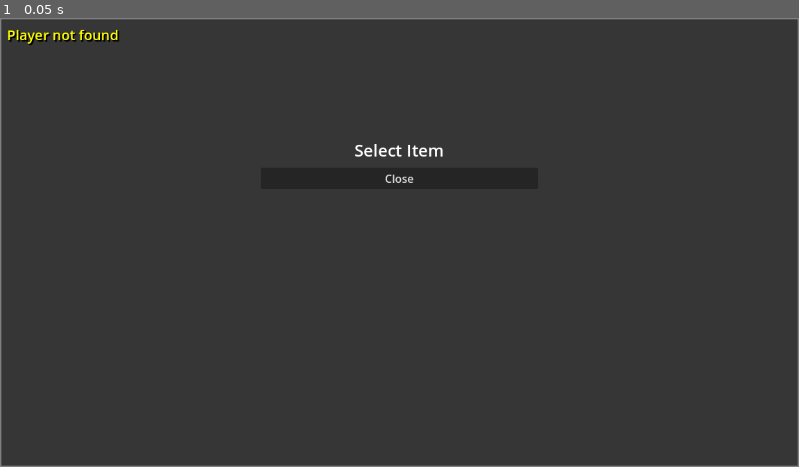
Above: before the commit, frame 1.
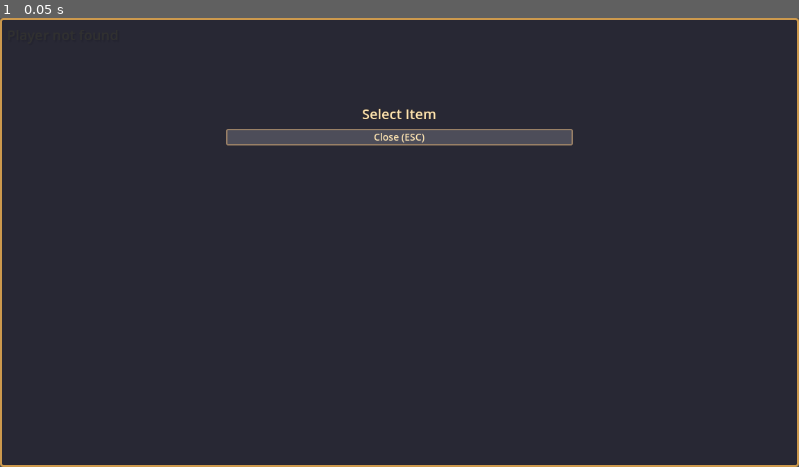
Above: after the commit, the same moment.

Repository: RossanB/RestoRush
Game: Godot game, scene res://scenes/item_selection_ui.tscn
Two runs of this game, one before a commit and one after it. Both use one fixed random seed, a clock stepped at 60 frames per second and the inputs below. This scene is started directly instead of the project's main scene.
Inputs:
- Up to frame 1 (0.05 s): no input

The runs differ from the first frame. In frame 1, 3.6% of the frame differs, in the area x 0-100%, y 0-100%.
Error before the commit: Parse Error: Expected indented block after "if" block. (res://scripts/item_selection_ui.gd:36)

Commit message:
Redesign inventory UI: pixel-style design, CanvasLayer for z-index, better colors and buttons

Diff:
--- a/scenes/item_selection_ui.tscn
+++ b/scenes/item_selection_ui.tscn
@@ -1,48 +1,90 @@
-[gd_scene load_steps=3 format=3 uid="uid://item_selection_ui"]
+[gd_scene load_steps=5 format=3 uid="uid://item_selection_ui"]
 
 [ext_resource type="Script" path="res://scripts/item_selection_ui.gd" id="1_ui"]
 
 [sub_resource type="StyleBoxFlat" id="StyleBoxFlat_bg"]
-bg_color = Color(0.2, 0.2, 0.2, 0.9)
+bg_color = Color(0.15, 0.15, 0.2, 0.95)
+border_width_left = 3
+border_width_top = 3
+border_width_right = 3
+border_width_bottom = 3
+border_color = Color(0.8, 0.6, 0.3, 1)
+corner_radius_top_left = 4
+corner_radius_top_right = 4
+corner_radius_bottom_right = 4
+corner_radius_bottom_left = 4
+
+[sub_resource type="StyleBoxFlat" id="StyleBoxFlat_button"]
+bg_color = Color(0.3, 0.3, 0.35, 1)
 border_width_left = 2
 border_width_top = 2
 border_width_right = 2
 border_width_bottom = 2
-border_color = Color(0.5, 0.5, 0.5, 1)
+border_color = Color(0.6, 0.5, 0.4, 1)
+corner_radius_top_left = 2
+corner_radius_top_right = 2
+corner_radius_bottom_right = 2
+corner_radius_bottom_left = 2
 
-[node name="ItemSelectionUI" type="Control"]
+[sub_resource type="StyleBoxFlat" id="StyleBoxFlat_button_hover"]
+bg_color = Color(0.4, 0.4, 0.45, 1)
+border_width_left = 2
+border_width_top = 2
+border_width_right = 2
+border_width_bottom = 2
+border_color = Color(0.9, 0.7, 0.4, 1)
+corner_radius_top_left = 2
+corner_radius_top_right = 2
+corner_radius_bottom_right = 2
+corner_radius_bottom_left = 2
+
+[node name="ItemSelectionUI" type="CanvasLayer"]
+script = ExtResource("1_ui")
+
+[node name="Control" type="Control" parent="."]
 anchor_right = 1.0
 anchor_bottom = 1.0
 mouse_filter = 2
-script = ExtResource("1_ui")
+z_index = 100
 
-[node name="Background" type="Panel" parent="."]
+[node name="Background" type="Panel" parent="Control"]
 anchor_right = 1.0
 anchor_bottom = 1.0
 theme_override_styles/panel = SubResource("StyleBoxFlat_bg")
+z_index = -1
 
-[node name="VBoxContainer" type="VBoxContainer" parent="."]
+[node name="VBoxContainer" type="VBoxContainer" parent="Control"]
 layout_mode = 1
 anchors_preset = 8
 anchor_left = 0.5
 anchor_top = 0.5
 anchor_right = 0.5
 anchor_bottom = 0.5
-offset_left = -200.0
-offset_top = -150.0
-offset_right = 200.0
-offset_bottom = 150.0
+offset_left = -250.0
+offset_top = -200.0
+offset_right = 250.0
+offset_bottom = 200.0
 
-[node name="Title" type="Label" parent="VBoxContainer"]
+[node name="Title" type="Label" parent="Control/VBoxContainer"]
 layout_mode = 2
 text = "Select Item"
 horizontal_alignment = 1
-theme_override_font_sizes/font_size = 24
+theme_override_font_sizes/font_size = 20
+theme_override_colors/font_color = Color(1, 0.9, 0.7, 1)
+theme_override_colors/font_outline_color = Color(0.2, 0.15, 0.1, 1)
+theme_override_constants/outline_size = 2
 
-[node name="ItemGrid" type="GridContainer" parent="VBoxContainer"]
+[node name="ItemGrid" type="GridContainer" parent="Control/VBoxContainer"]
 layout_mode = 2
 columns = 4
+theme_override_constants/v_separation = 8
+theme_override_constants/h_separation = 8
 
-[node name="CloseButton" type="Button" parent="VBoxContainer"]
+[node name="CloseButton" type="Button" parent="Control/VBoxContainer"]
 layout_mode = 2
-text = "Close"
+text = "Close (ESC)"
+theme_override_styles/normal = SubResource("StyleBoxFlat_button")
+theme_override_styles/hover = SubResource("StyleBoxFlat_button_hover")
+theme_override_styles/pressed = SubResource("StyleBoxFlat_button_hover")
+theme_override_font_sizes/font_size = 14
+theme_override_colors/font_color = Color(1, 0.9, 0.7, 1)
--- a/scripts/item_selection_ui.gd
+++ b/scripts/item_selection_ui.gd
@@ -15,7 +15,7 @@
 	populate_items()
 
 func populate_items():
-	var grid = $VBoxContainer/ItemGrid
+	var grid = $Control/VBoxContainer/ItemGrid
 
 	# Clear existing items
 	for child in grid.get_children():
@@ -25,6 +25,33 @@
 	for item_type in available_items:
 		var button = Button.new()
 		button.custom_minimum_size = Vector2(80, 80)
+		# Style the button
+		var button_style = StyleBoxFlat.new()
+		button_style.bg_color = Color(0.25, 0.25, 0.3, 1)
+		button_style.border_width_left = 2
+		button_style.border_width_top = 2
+		button_style.border_width_right = 2
+		button_style.border_width_bottom = 2
+		button_style.border_color = Color(0.5, 0.4, 0.3, 1)
+		button_style.corner_radius_top_left = 3
+		button_style.corner_radius_top_right = 3
+		button_style.corner_radius_bottom_right = 3
+		button_style.corner_radius_bottom_left = 3
+		button.add_theme_stylebox_override("normal", button_style)
+
+		var button_hover_style = StyleBoxFlat.new()
+		button_hover_style.bg_color = Color(0.35, 0.35, 0.4, 1)
+		button_hover_style.border_width_left = 2
+		button_hover_style.border_width_top = 2
+		button_hover_style.border_width_right = 2
+		button_hover_style.border_width_bottom = 2
+		button_hover_style.border_color = Color(0.8, 0.6, 0.4, 1)
+		button_hover_style.corner_radius_top_left = 3
+		button_hover_style.corner_radius_top_right = 3
+		button_hover_style.corner_radius_bottom_right = 3
+		button_hover_style.corner_radius_bottom_left = 3
+		button.add_theme_stylebox_override("hover", button_hover_style)
+		button.add_theme_stylebox_override("pressed", button_hover_style)
 
 		# Load item texture
 		var texture_path = ItemTypes.get_item_texture_path(item_type)
@@ -34,14 +61,14 @@
 			else:
 				var texture = load(texture_path)
 				if texture:
-				var texture_rect = TextureRect.new()
-				texture_rect.texture = texture
-				texture_rect.expand_mode = TextureRect.EXPAND_FIT_WIDTH_PROPORTIONAL
-				texture_rect.stretch_mode = TextureRect.STRETCH_KEEP_ASPECT_CENTERED
-				texture_rect.mouse_filter = Control.MOUSE_FILTER_IGNORE
-				button.add_child(texture_rect)
-				texture_rect.set_anchors_preset(Control.PRESET_FULL_RECT)
-				texture_rect.set_offsets_preset(Control.PRESET_FULL_RECT)
+					var texture_rect = TextureRect.new()
+					texture_rect.texture = texture
+					texture_rect.expand_mode = TextureRect.EXPAND_FIT_WIDTH_PROPORTIONAL
+					texture_rect.stretch_mode = TextureRect.STRETCH_KEEP_ASPECT_CENTERED
+					texture_rect.mouse_filter = Control.MOUSE_FILTER_IGNORE
+					button.add_child(texture_rect)
+					texture_rect.set_anchors_preset(Control.PRESET_FULL_RECT)
+					texture_rect.set_offsets_preset(Control.PRESET_FULL_RECT)
 
 		# Add tooltip
 		button.tooltip_text = ItemTypes.get_item_name(item_type)
@@ -58,7 +85,7 @@
 	visible = false
 
 func _ready():
-	$VBoxContainer/CloseButton.pressed.connect(_on_close_pressed)
+	$Control/VBoxContainer/CloseButton.pressed.connect(_on_close_pressed)
 
 func _on_close_pressed():
 	visible = false
